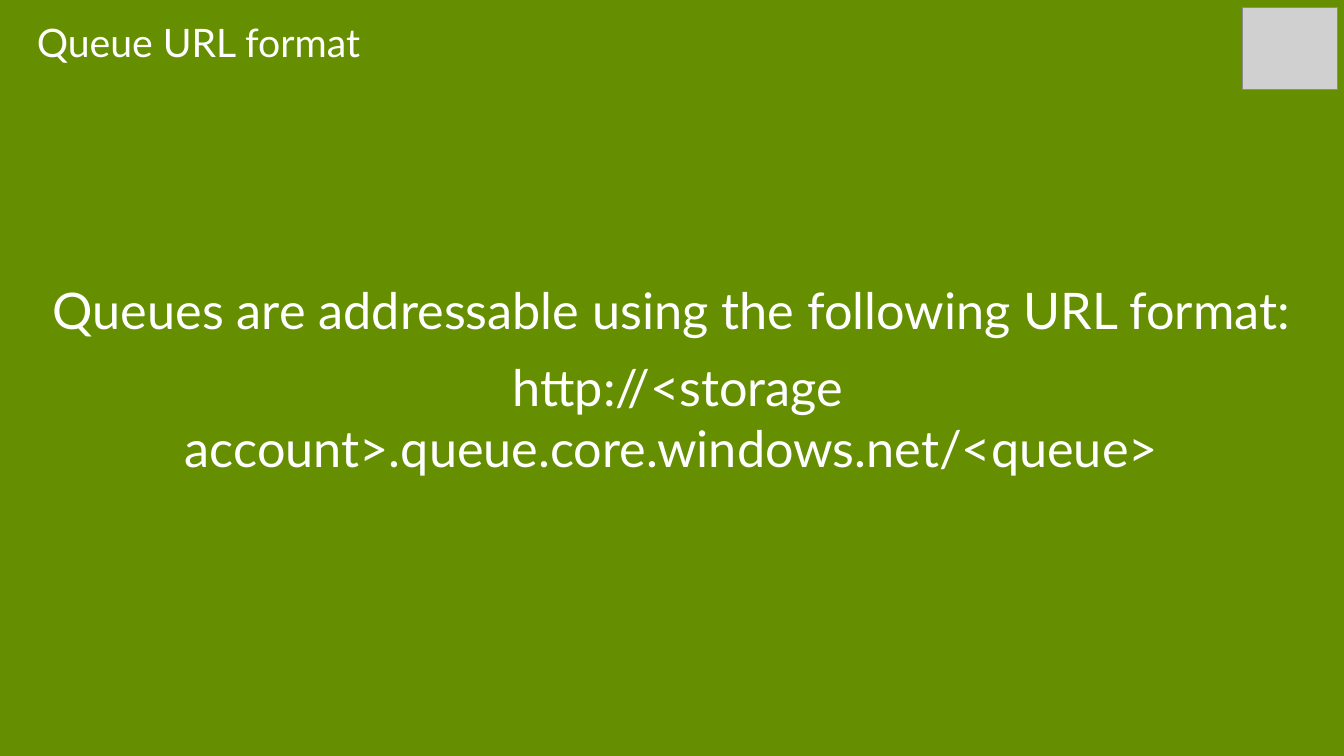
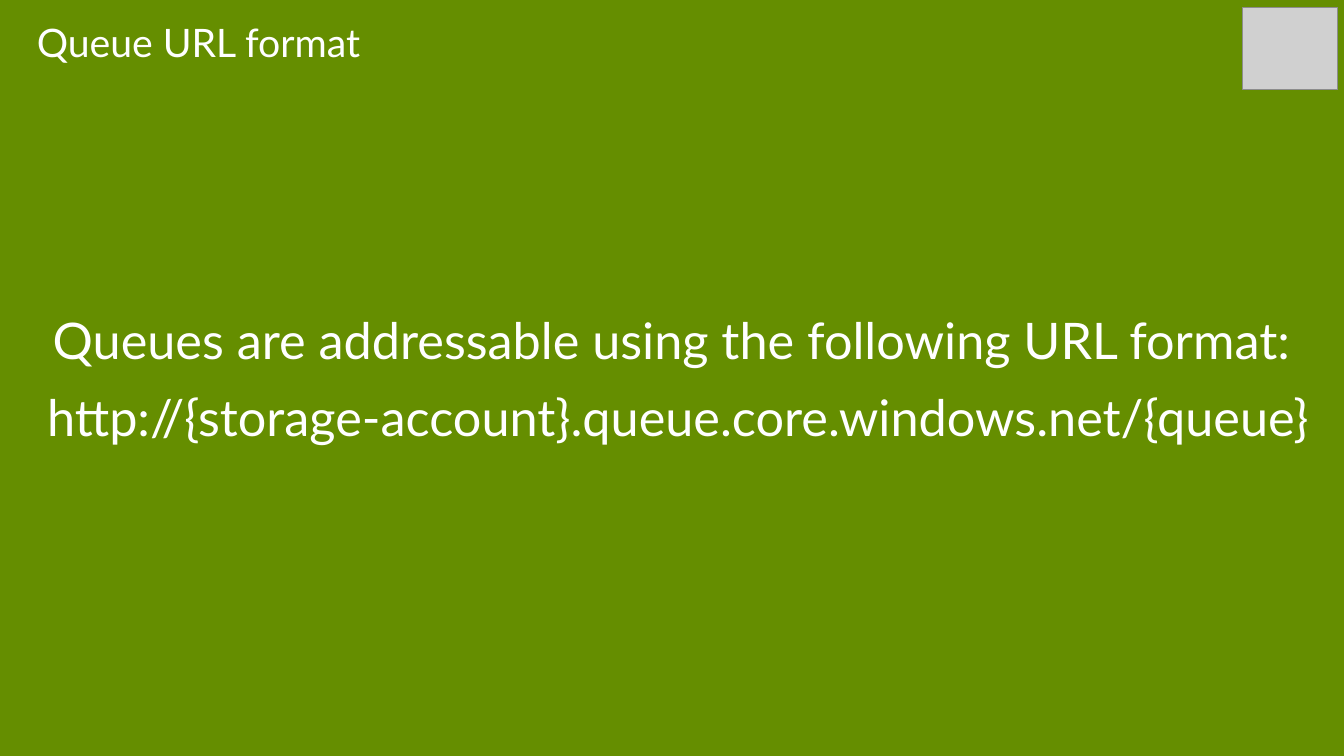
Before and after one commit to sack212/BasicAzureCamp, a slide deck: slide 59 of Data-Storage/Data-Storage.pptx (slide 58 before the commit). Drawn at 1344x756 pixels with LibreOffice and Linux fonts; fonts in the diff are those of the drawing; grey boxes stand for pictures. Boxes give left, top, right and bottom in pixels: in the first picture for what was removed or moved away, otherwise in the second. Text is boxed around its words. In the diff, an @@ line names an element or a change of style, - is before the commit and + after.

Commit message:
Big pass on Data-Platform and Data-Storage presentations complete.

```diff
--- a/Data-Storage/Data-Storage.pptx
+++ b/Data-Storage/Data-Storage.pptx
@@ text at [47,397,1308,445]: text changed @@
-http://<storage account>.queue.core.windows.net/<queue>
+http://{storage-account}.queue.core.windows.net/{queue}
```
Also in this commit, not shown: 18 other slides changed, 2 slides added, 2 slides removed.
